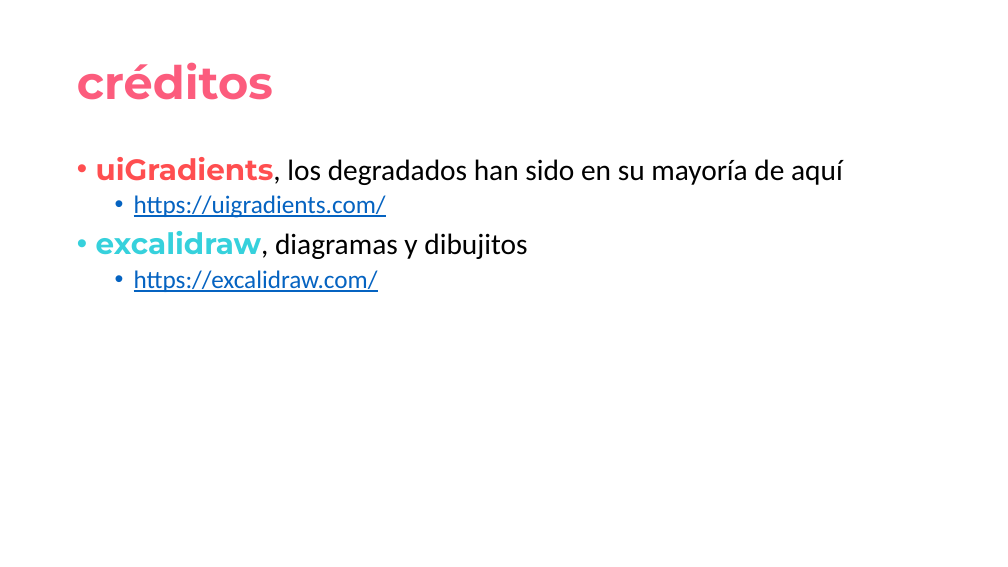
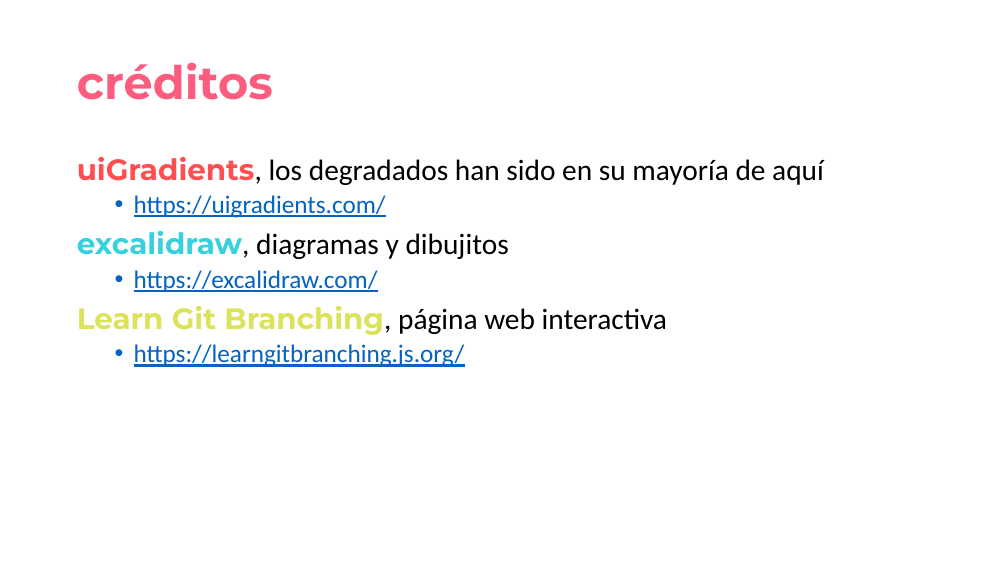
Before and after one commit to jofaval/talks-about, a slide deck: slide 32 of simplifying-git/fear-the-cli-no-more/simplifying-git-fear-the-cli-no-more.slides.es.pptx (slide 21 before the commit). Drawn at 1008x567 pixels with LibreOffice and Linux fonts; fonts in the diff are those of the drawing. Boxes give left, top, right and bottom in pixels: in the first picture for what was removed or moved away, otherwise in the second. Text is boxed around its words. In the diff, an @@ line names an element or a change of style, - is before the commit and + after.

Commit message:
feat(simplifying-git): gradients go brrrrrz

```diff
--- a/simplifying-git/fear-the-cli-no-more/simplifying-git-fear-the-cli-no-more.slides.es.pptx
+++ b/simplifying-git/fear-the-cli-no-more/simplifying-git-fear-the-cli-no-more.slides.es.pptx
@@ text at box(77, 157, 824, 259): text colour gradient #FF4E50 to #F9D423 to gradient #FF4E50 to #F9D423 in "uiGradients,"; text colour gradient #36D1DC to #5B86E5 to gradient #36D1DC to #5B86E5 in "excalidraw,"; bullet • to none @@
@@ text at box(77, 306, 667, 367): paragraphs added @@
+Learn Git Branching, página web interactiva
+  • https://learngitbranching.js.org/
```
Also in this commit, not shown: 11 other slides changed, 11 slides added, 1 other file.
